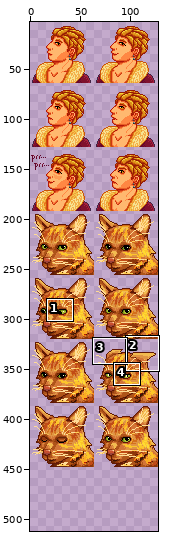
Two states of a sprite sheet, assets/characters/TCK/catking_portraits.png. Above: a wide view before the commit, with the close-up outlined.
Close-up. Old version:
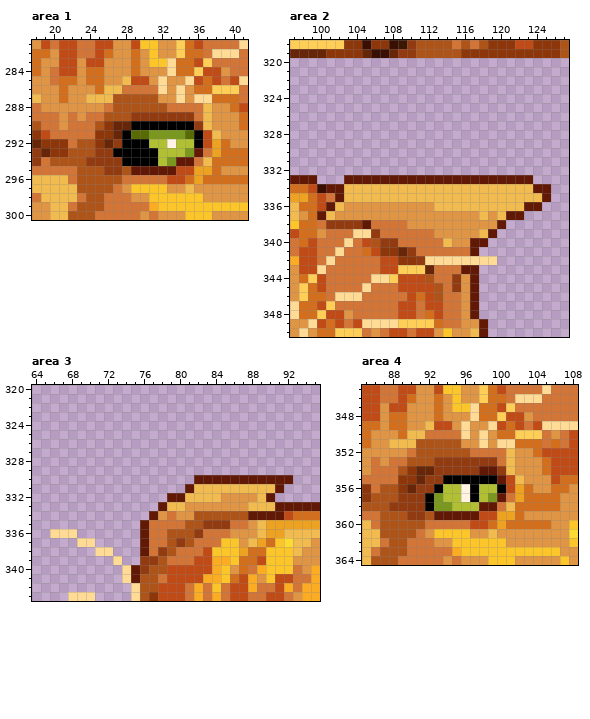
The file is 128x512 pixels. Colours within 5 levels of each other are drawn and written as one. Shown: area 1: x 18..41, y 281..300; area 2: x 97..127, y 318..350; area 3: x 64..95, y 320..343; area 4: x 85..108, y 345..364. The wide view leaves out empty margins. The commit also changed other parts of the picture, which this record leaves out.
The same view after the edit:
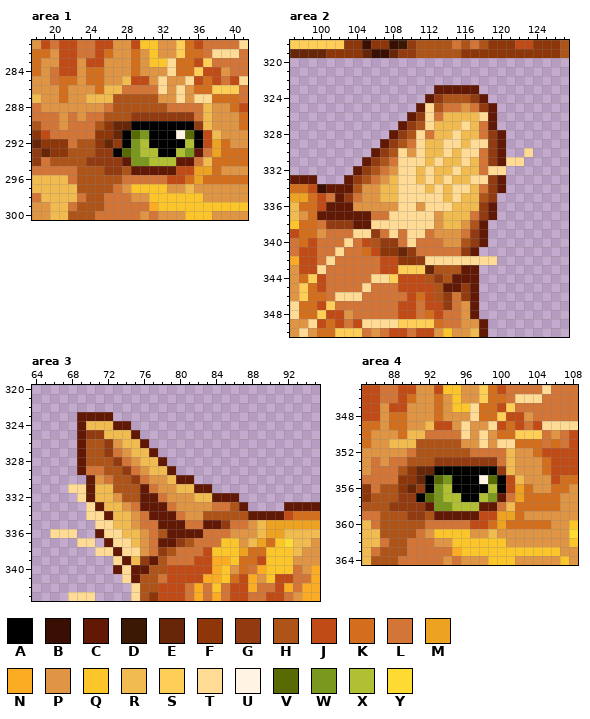
Palette (. is transparent): A #000000  B #380f02  C #611804  D #3b1803  E #662607  F #8c360a  G #933b10  H #ae5419  J #c14b16  K #d36f1c  L #d37537  M #eda321  N #fbac23  P #e09544  Q #fcc62b  R #f2bb50  S #ffce56  T #ffdb95  U #fff4e3  V #586a04  W #7a981d  X #b1c032  Y #fedb32
Difference:
--- area 1
@@ x 26..36 @@
 290 FEEAAAAAAAG
-291 FEAVVWWWWVA
-292 EGAAAXXUXXA
-293 GAAAAAXXXWC
-294 GGAAAAXWCCL
+291 FEAVWAAAUVA
+292 EGAWXAAAAXA
+293 GAVWXXAAXWC
+294 GGCWWXXXCCL
 295 GGHCCCCCJJM
--- area 2
@@ x 97..127 @@
 322 ...............................
-323 ...............................
-324 ...............................
-325 ...............................
-326 ...............................
-327 ...............................
-328 ...............................
-329 ...............................
-330 ...............................
-331 ...............................
-332 ...............................
-333 CCC...CCCCCCCCCCCCCCCCCCCCC....
-334 KKJBCCRRRRRRRRRRRRRRRRRRRRRCC..
-335 MMKJLCRRRRRRRRRRRRRRRRRRRRRRC..
-336 RKKJCRPPPPPPPPPPRRRRRRRRRRCC...
-337 RPKCRPPPPPPPPPPPPPPPPRPRCC.....
-338 QKKLGGGGCLLLLPPPPPPPPPPC.......
-339 JKKPLLLTTGLLLLLLPPPPPRC........
-340 LKJLLLTLJHGGLLLLLRPPCC.........
-341 LJJLLTLLKJFFEGLLLLLLC..........
+323 ................CCCCC..........
+324 ...............CGHHHGC.........
+325 ..............CTHLLPLGC........
+326 .............CGTLRRRRTC........
+327 ............CGHTRRRTRLC........
+328 ...........CGHTLRRTRRLGC.......
+329 ..........CGHLTRRTTRTTGC.......
+330 .........CGHTPTRRTRTTLGC..T....
+331 ........CGHLTTTRTRRTRLGCTT.....
+332 .......CGHLPTTRTRRTRRLTT.......
+333 CCC...CGHLPRTTRTRTRRTTGC.......
+334 KKJBCCCHPPRRTTTRTRTTRLGC.......
+335 MMKJLCGLPPRRTTTTTRTRRHG........
+336 RKKJCCCPPPPPTTPTTTRRRGC........
+337 RPKCCCCCCLLTTTTTPRRRLGC........
+338 QKKLGGGCCTTTTTTTPRRPHC.........
+339 JKKPLLLTTGLTLTTLPPPLGC.........
+340 LKJLLLTLJHGGLTLLLPPHGC.........
+341 LJJLLTLLKJFFEGLLLLLGC..........
 342 NJJLTLLLLLJJFFGTTTTTTTT........
-343 PJJTLLLLLLJJSSSELLLCC..........
-344 PKSJLLLLLTTSJJJHLLGPC..........
-345 PSKJLLLLTLLLJJJJHLGPC..........
-346 PSKKLTTTLLLLLJKJHLLPC..........
-347 TKKJSLLLLLLLJJLJJLLPC..........
+343 PJJTLLLLLLJJSSSEHHHCC..........
+344 PKSJLLLLLTTSJJJHGHCCC..........
+345 PSKJLLLLTLLLJJJJHCCGC..........
+346 PSKKLTTTLLLLLJKJHGLGC..........
+347 TKKJSLLLLLLLJJLJJGLPC..........
 348 TKKSJJPLLLLLJJLKJLLPC..........
--- area 3
@@ x 64..95 @@
 322 ................................
-323 ................................
-324 ................................
-325 ................................
-326 ................................
-327 ................................
-328 ................................
-329 ................................
-330 ..................CCCCCCCCCCC...
-331 .................CRRRRRRRRRC....
-332 ...............CCRRRRPPPPRC.....
-333 ..............CRRPPPPPPPRRRCCCCC
-334 .............CPLPPHHHHHHCCCCJKKK
-335 ............CLLLLHHGGGLLPRMMMMMM
-336 ..TTT.......CLLHHHGLLLPPPRMMRRRR
-337 .....TT.....CLLHGHLLLQQPRMKQYRRP
-338 .......TT...CLGHLLLJQQQMKKQQQRPP
-339 .........T..GGHLLLJJNNQKKJQQQPPP
-340 ..........TCGHHJJJJJNQPKLNQQQLPN
+323 .....CCCC.......................
+324 .....CRRRCC.....................
+325 .....CGGRRRC....................
+326 .....CHHGPRRC...................
+327 .....CHHGLPRRC..................
+328 .....CHHHGLPRRC.................
+329 .....CLLHHGLPRRC................
+330 ......CPLHHGLPPRCC..............
+331 ....TTCRRHHHCLPPRRCC............
+332 .....TCRRPHHCCLPPPRRCCC.........
+333 ......TCRRPLCCCLPPPPLLHC....CCCC
+334 ......TTCRRPLCCCLPPHHHHHCCCCJKKK
+335 .......TTRRPLLCCCLLCCGLLPRMMMMMM
+336 ..TTT..CTTRRPLHCCCCLLLPPPRMMRRRR
+337 .....TT.CTTRPLCCGHLLLQQPRMKQYRRP
+338 .......TTCTTPLGHLLLJQQQMKKQQQRPP
+339 .........TCRGCHLLLJJNNQKKJQQQPPP
+340 .........CTCCHHJJJJJNQPKLNQQQLPN
 341 ..........TCHHLJJJJNNQKJNPQJJLLN
--- area 4
@@ x 89..102 @@
 353 LHHHGGGGGGGLRP
-354 HFEEGGGGGCCGRP
-355 FFEGGAAAAAACJR
-356 FEGGAXXUAXXAJM
-357 GGGAWXXUAXWCLM
-358 GGGAWWXXXCCLRK
+354 HFEEAAAAAAAGRP
+355 FFEAVWAAAUVAJR
+356 FEGAWXAAAAXAJM
+357 GGAVWXXAAXWCLM
+358 GGGCWWXXXCCLRK
 359 HGGHCCCCCJJMMK
